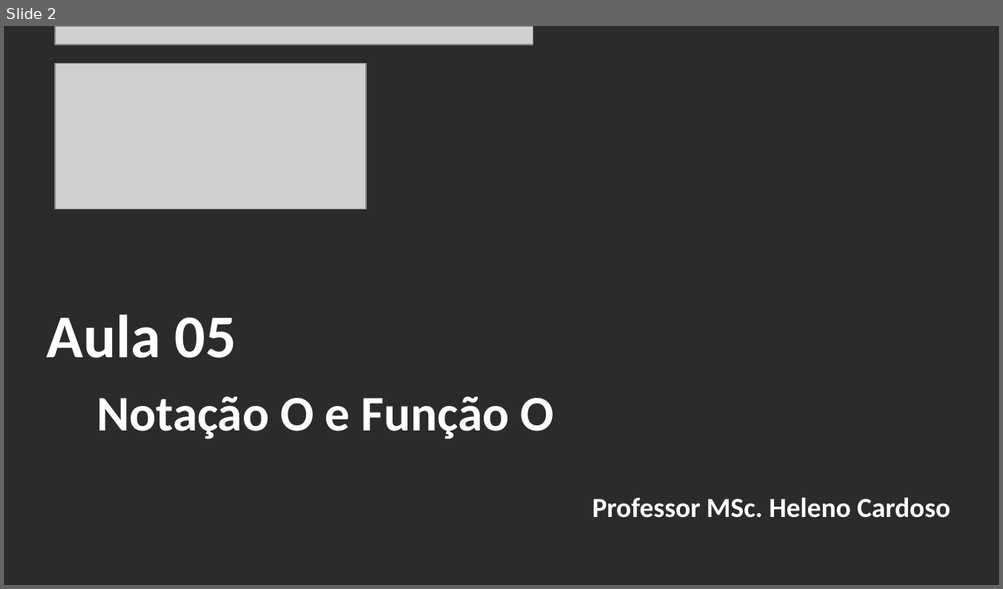
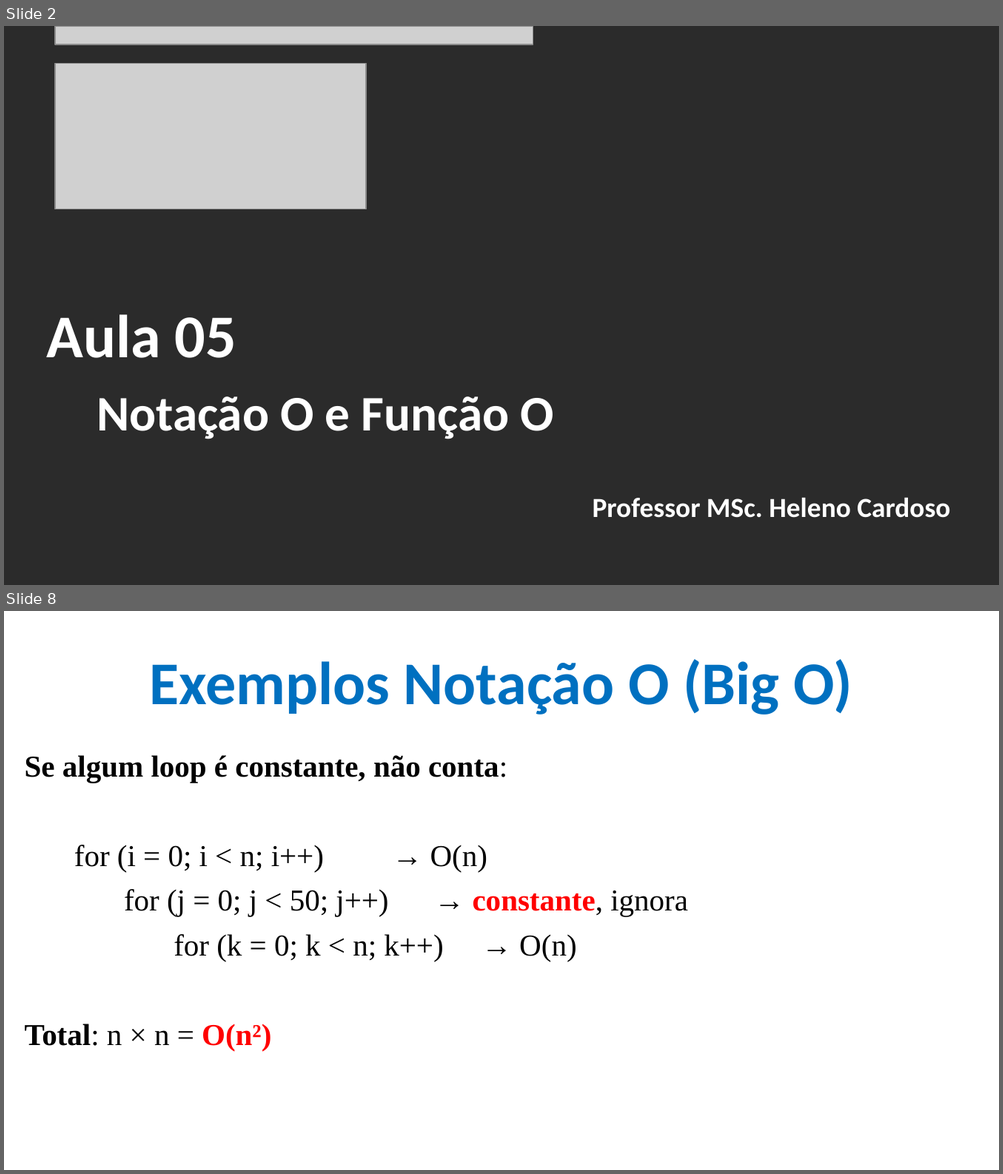
Before and after one commit to CloudEducationBrazil/WydenAlgoritmosEComplexidade, a slide deck: 01 Classes/Aula 05 - Algoritmos e Complexidade - Notação O e Função O.pptx. Shown one above the other, each under a label of ours: slide 2 before the commit, slides 2 and 8 after it; the slides between them are not shown. The pictures are 1003x589 and 1003x1174 pixels, drawn with LibreOffice and Linux fonts; fonts in the diff are those of the drawing; grey boxes stand for pictures; background and template pictures are left out; a plain dark background stands for a picture behind light text. Boxes give left, top, right and bottom in pixels: in the first picture for what was removed or moved away, otherwise in the second. Text is boxed around its words. In the diff, an @@ line names an element or a change of style, - is before the commit and + after.

```diff
--- a/01 Classes/Aula 05 - Algoritmos e Complexidade - Notação O e Função O.pptx
+++ b/01 Classes/Aula 05 - Algoritmos e Complexidade - Notação O e Função O.pptx
@@ slide 8 added at [4, 611, 999, 1170], background picture (left out) @@
@@ title added at [149, 659, 852, 715], 44 pt, text #0070C0, bold @@
+Exemplos Notação O (Big O)
@@ text added at [25, 755, 688, 1051], 22 pt, text #000000 @@
+Se algum loop é constante, não conta:
+for (i = 0; i < n; i++) → O(n)
+for (j = 0; j < 50; j++) → constante, ignora
+for (k = 0; k < n; k++) → O(n)
+Total: n × n = O(n²)
```
Also in this commit, not shown: 6 slides changed, 27 other slides added, 5 other files.
